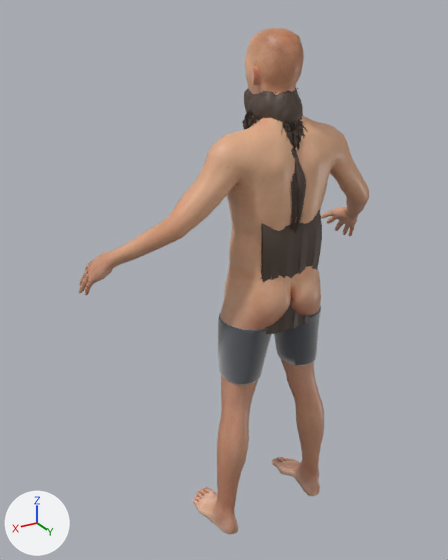
Before and after pictures for a commit that changed the glTF model distorted-char.glb.
Rendered twice from a 50 mm camera at (1.195, 1.625, 1.921) aimed at (0.092, -0.213, 1.002). Lighting does not change. The marker at lower left points along +X, +Y and +Z. The first picture is the older version. Vertices at exactly the same position are counted once.

The scene before the commit, as lines of its bpy script (objects in view):
```python
ob_body = bpy.data.objects.new('Body', me_bodymesh)
ob_body.location = (0.0, 0.0, 0.0)
ob_hair_afro01 = bpy.data.objects.new('Hair_afro01', me_hair_afro01mesh)
ob_hair_afro01.location = (0.0, 0.0, 0.0)
ob_hair_bob01 = bpy.data.objects.new('Hair_bob01', me_hair_bob01mesh)
ob_hair_bob01.location = (0.0, 0.0, 0.0)
ob_hair_long01 = bpy.data.objects.new('Hair_long01', me_hair_long01mesh)
ob_hair_long01.location = (0.0, 0.0, 0.0)
ob_hair_ponytail01 = bpy.data.objects.new('Hair_ponytail01', me_hair_ponytail01mesh)
ob_hair_ponytail01.location = (0.0, 0.0, 0.0)
ob_hair_short01 = bpy.data.objects.new('Hair_short01', me_hair_short01mesh)
ob_hair_short01.location = (0.0, 0.0, 0.0)
ob_hair_short02 = bpy.data.objects.new('Hair_short02', me_hair_short02mesh)
ob_hair_short02.location = (0.0, 0.0, 0.0)
# also in view: 'Briefs' at (0.0, -0.028, 0.815)
```
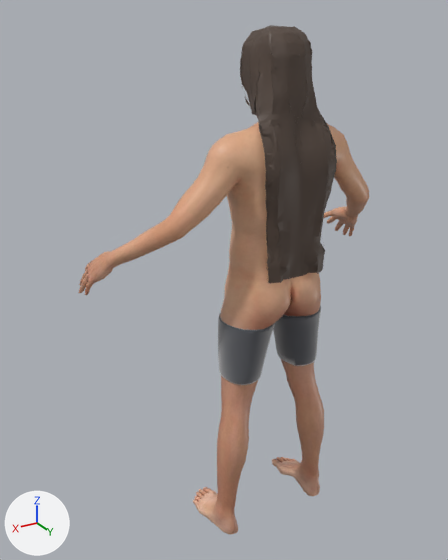
Commit message: chars: fix mhclo parser — hair now follows morphs (matched 100%)

What differs and where, as boxes [x1, y1, x2, y2] in the pictures (448 x 560 px; the box of a moved part takes in the faces that stretch with it):
'Hair_long01', reshaped: before [261, 210, 322, 334]; after [240, 25, 337, 284]
'Hair_bob01', reshaped (mostly hidden before): before [291, 148, 297, 158]; after [241, 25, 312, 104]
'Hair_ponytail01', reshaped: before [290, 155, 306, 234]; after [288, 54, 307, 161]
'Hair_afro01', reshaped (not visible afterwards): before [242, 111, 308, 150]
'Hair_short01', reshaped (not visible afterwards): before [244, 88, 298, 114]
part 2 of me_hair_short02mesh, moved or reshaped (not visible afterwards): before [248, 90, 303, 124]
part 5 of me_hair_ponytail01mesh, deleted (brown): before [290, 155, 306, 231]
part 6 of me_hair_ponytail01mesh, built on: before [292, 158, 306, 234]; after [288, 54, 307, 161]
part 7 of me_hair_bob01mesh, added (brown): after [241, 25, 312, 104]

Patch to the scene script:
```diff
--- a/distorted-char.glb.py
+++ b/distorted-char.glb.py
@@ me_hair_short01mesh @@
-me_hair_short01mesh.from_pydata(...)  # 2984 vertices, 3678 faces; spans x -0.076..0.075, y -0.168..0.035, z 1.529..1.728
+me_hair_short01mesh.from_pydata(...)  # 2984 vertices, 3678 faces; spans x -0.078..0.079, y -0.151..0.047, z 1.682..1.88
+# me_hair_short01mesh part 1: 2778 of 2984 vertices moved; they spanned x -0.076..0.075, y -0.168..0.035, z 1.529..1.728 and now span x -0.078..0.079, y -0.151..0.047, z 1.682..1.88; mean shift (0.0, 0.016, 0.159); largest move (0.071, -0.07, 1.624) -> (0.076, -0.051, 1.791)
+# other edits to the shape of me_hair_short01mesh do not show in these pictures
 me_hair_short01mesh.materials.append(mat_hairmat_short01)
@@ me_hair_short02mesh @@
-me_hair_short02mesh.from_pydata(...)  # 1755 vertices, 3344 faces; spans x -0.087..0.082, y -0.164..0.046, z 1.53..1.724
+me_hair_short02mesh.from_pydata(...)  # 1755 vertices, 3344 faces; spans x -0.09..0.081, y -0.164..0.046, z 1.684..1.879
+# me_hair_short02mesh part 2: 1755 of 1755 vertices moved; they spanned x -0.087..0.082, y -0.164..0.046, z 1.53..1.724 and now span x -0.09..0.081, y -0.164..0.046, z 1.684..1.879; mean shift (0.0, -0.005, 0.161)
 me_hair_short02mesh.materials.append(mat_hairmat_short02)
@@ me_hair_afro01mesh @@
-me_hair_afro01mesh.from_pydata(...)  # 2196 vertices, 2192 faces; spans x -0.103..0.103, y -0.158..0.079, z 1.451..1.664
+me_hair_afro01mesh.from_pydata(...)  # 2196 vertices, 2192 faces; spans x -0.087..0.087, y -0.156..0.046, z 1.686..1.881
+# me_hair_afro01mesh part 3: 2196 of 2196 vertices moved; they spanned x -0.103..0.103, y -0.158..0.079, z 1.451..1.664 and now span x -0.087..0.087, y -0.156..0.046, z 1.686..1.881; mean shift (0.0, -0.006, 0.247)
 me_hair_afro01mesh.materials.append(mat_hairmat_afro01)
@@ me_hair_long01mesh @@
-me_hair_long01mesh.from_pydata(...)  # 3238 vertices, 4108 faces; spans x -0.122..0.122, y -0.129..0.088, z 0.894..1.579
+me_hair_long01mesh.from_pydata(...)  # 3238 vertices, 4108 faces; spans x -0.138..0.138, y -0.162..0.133, z 1.101..1.886
+# me_hair_long01mesh part 4: 3238 of 3238 vertices moved; they spanned x -0.122..0.122, y -0.129..0.088, z 0.894..1.579 and now span x -0.138..0.138, y -0.162..0.133, z 1.101..1.886; mean shift (0.0, 0.019, 0.264)
 me_hair_long01mesh.materials.append(mat_hairmat_long01)
@@ me_hair_ponytail01mesh @@
-me_hair_ponytail01mesh.from_pydata(...)  # 3675 vertices, 5344 faces; spans x -0.073..0.071, y -0.122..0.115, z 1.235..1.578
+me_hair_ponytail01mesh.from_pydata(...)  # 3678 vertices, 5344 faces; spans x -0.078..0.079, y -0.152..0.095, z 1.49..1.88
+# me_hair_ponytail01mesh part 5: 18 loose pieces with 2557 vertices, spanning x -0.073..0.071, y -0.122..0.113, z 1.251..1.578, are deleted
+# me_hair_ponytail01mesh part 6: 1118 vertices removed from x -0.072..0.07, y -0.122..0.115, z 1.235..1.577; 3678 vertices added at x -0.078..0.079, y -0.152..0.095, z 1.49..1.88
 me_hair_ponytail01mesh.materials.append(mat_hairmat_ponytail01)
@@ me_hair_bob01mesh @@
-me_hair_bob01mesh.from_pydata(...)  # 4964 vertices, 8161 faces; spans x -0.109..0.092, y -0.161..0.077, z 1.364..1.589
+me_hair_bob01mesh.from_pydata(...)  # 4979 vertices, 8181 faces; spans x -0.097..0.097, y -0.186..0.067, z 1.65..1.886
+# me_hair_bob01mesh part 7: 4979 vertices added at x -0.097..0.097, y -0.186..0.067, z 1.65..1.886
+# other edits to the shape of me_hair_bob01mesh do not show in these pictures
 me_hair_bob01mesh.materials.append(mat_hairmat_bob01)
```
